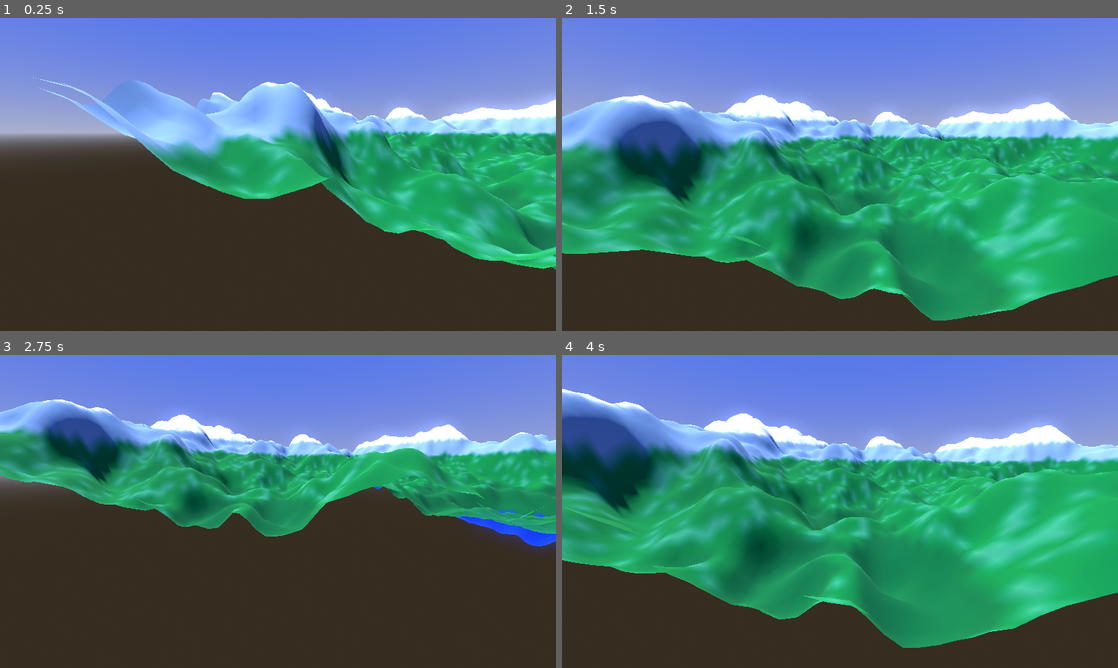
Above: before the commit, frames 1-4 (two rows, left to right).
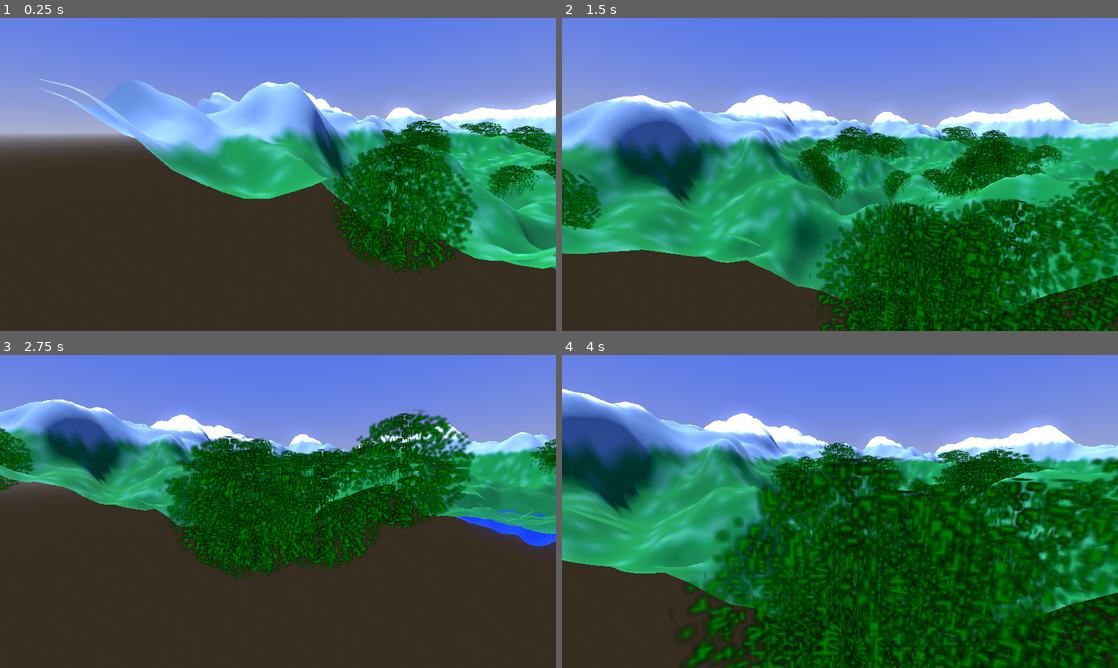
Above: after the commit, the same moments.

Repository: Darius-Gillingham/comp360-group
Game: Godot game, scene res://test3d.tscn
Two runs of this game, one before a commit and one after it. Both use one fixed random seed, a clock stepped at 60 frames per second and the inputs below.
Inputs (mouse positions are in pixels of both pictures, inside the frame that each line leads up to):
- Up to frame 1 (0.25 s): no input
- Up to frame 2 (1.5 s): tap Enter at 0.5 s; move the mouse to (962, 158) at 0.52 s; hold D 0.53-1.28 s; hold Shift (Sprint) 0.53-1.28 s; move the mouse to (728, 190) at 1.27 s; hold S from 1.28 s (still down); tap Q at 1.35 s
- Up to frame 3 (2.75 s): move the mouse to (333, 442) at 2.02 s; release S at 2.03 s; hold D from 2.03 s (still down); hold E from 2.03 s (still down)
- Up to frame 4 (4 s): move the mouse to (812, 574) at 2.77 s; release D at 2.78 s; release E at 2.78 s; hold W 2.78-3.53 s; tap Shift (Sprint) at 2.85 s; move the mouse to (1006, 558) at 3.52 s; hold A from 3.53 s (still down); hold Q from 3.53 s (still down)

The runs differ from the first frame. In frame 1, 9.3% of the frame differs, in the area x 59-100%, y 32-82%; in frame 2, 26%; in frame 3, 19%; in frame 4, 45%, in the area x 19-100%, y 27-100%.

Commit message:
added bushes

Diff:
--- a/surface.gd
+++ b/surface.gd
@@ -28,6 +28,7 @@
 	mesh_instance.mesh = generate_grid_slow(size,.25, img_noise) #generate quad mesh with FNl image
 	mesh_instance.material_override = mat #set Mesh's material
 	add_child(mesh_instance) #add mesh to world
+	add_bushes(img_noise, 0.25)
 	pass
 
 func generate_grid_slow(size, spacing, FNL): #creates size x size grid of points at heights calculated in get_FNL_Height
@@ -223,6 +224,80 @@
 
 
 
+func add_bushes(FNL, spacing: float):
+	var rng = RandomNumberGenerator.new()
+	rng.randomize()
+
+	# --- Generate a circular green alpha-texture ---
+	var leaf_size = 48
+	var noise = FastNoiseLite.new()
+	noise.noise_type = FastNoiseLite.TYPE_SIMPLEX
+	noise.fractal_type = FastNoiseLite.FRACTAL_FBM
+	noise.fractal_octaves = 3
+	noise.fractal_gain = 0.5
+
+	var leaf_img = Image.create(leaf_size, leaf_size, false, Image.FORMAT_RGBA8)
+	for x in range(leaf_size):
+		for y in range(leaf_size):
+			var dx = (x - leaf_size / 2) / float(leaf_size / 2)
+			var dy = (y - leaf_size / 2) / float(leaf_size / 2)
+			var dist = sqrt(dx * dx + dy * dy)
+
+			if dist > 1.0:
+				leaf_img.set_pixel(x, y, Color(0, 0, 0, 0)) # fully transparent outside circle
+			else:
+				# 50% chance of being clear, 50% chance opaque green
+				if rng.randf() < 0.75:
+					leaf_img.set_pixel(x, y, Color(0, 0, 0, 0)) # no pixel at all (clear)
+				else:
+					leaf_img.set_pixel(x, y, Color(0.0, 0.485, 0.043, 1.0)) # fully opaque green
+
+	var leaf_tex = ImageTexture.create_from_image(leaf_img)
+
+	# --- Material with proper transparency ---
+	var mat = StandardMaterial3D.new()
+	mat.albedo_texture = leaf_tex
+	mat.transparency = BaseMaterial3D.TRANSPARENCY_ALPHA
+	mat.flags_transparent = true
+	mat.alpha_scissor_threshold = 0.1   # removes hard white edges
+	mat.shading_mode = BaseMaterial3D.SHADING_MODE_UNSHADED
+
+	# --- Mesh for leaves ---
+	var quad = QuadMesh.new()
+	quad.size = Vector2(2, 2)
+
+	# --- Scatter bushes on terrain ---
+	for i in range(500):
+		var x = rng.randi_range(0, size - 1)
+		var y = rng.randi_range(0, size - 1)
+		var t = FNL.get_pixel(x, y).r
+		if t < 0.35 or t >= 0.6:
+			continue
+
+		var bush_root = Node3D.new()
+		var h = get_FNL_Height(x, y, FNL)
+		bush_root.position = Vector3(x * spacing, h, y * spacing)
+
+		var s = rng.randf_range(0.6, 1.6)
+		bush_root.scale = Vector3(s, s, s)
+
+		# Add 16 rotated planes
+		for j in range(16):
+			var leaf = MeshInstance3D.new()
+			leaf.mesh = quad
+			leaf.material_override = mat
+			leaf.rotation.y = j * (TAU / 16.0)
+			bush_root.add_child(leaf)
+
+		add_child(bush_root)
+
+
+
+
+
+
+
+
 
 func save_png(img, path): #saves FNL png for comparison after
 	# Save PNG for debugging (res:// saves into your project folder)
Binary file changed: textMap.png
